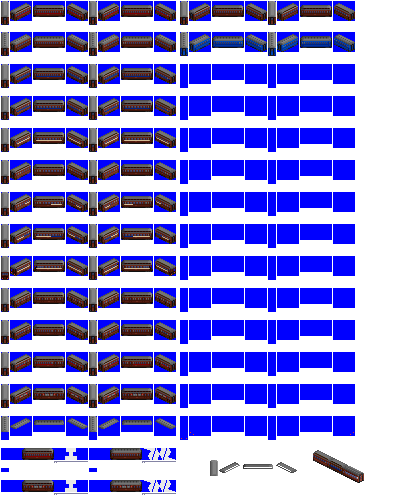
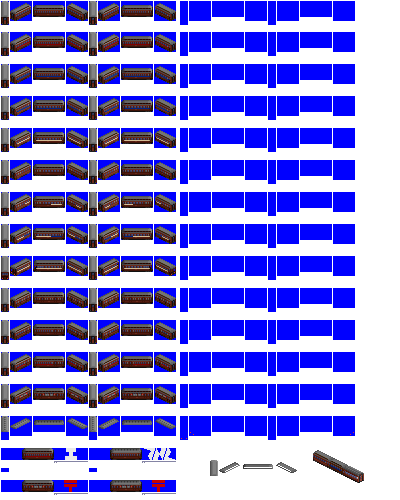
Comparing the layer stacks of the two (400, 500) images. Changes:
painted on "stripes" over (17, 10, 175, 492)
painted on "20m steel" over (2, 1, 355, 51)
removed layer "20m steel blue" over (2, 1, 355, 492)
